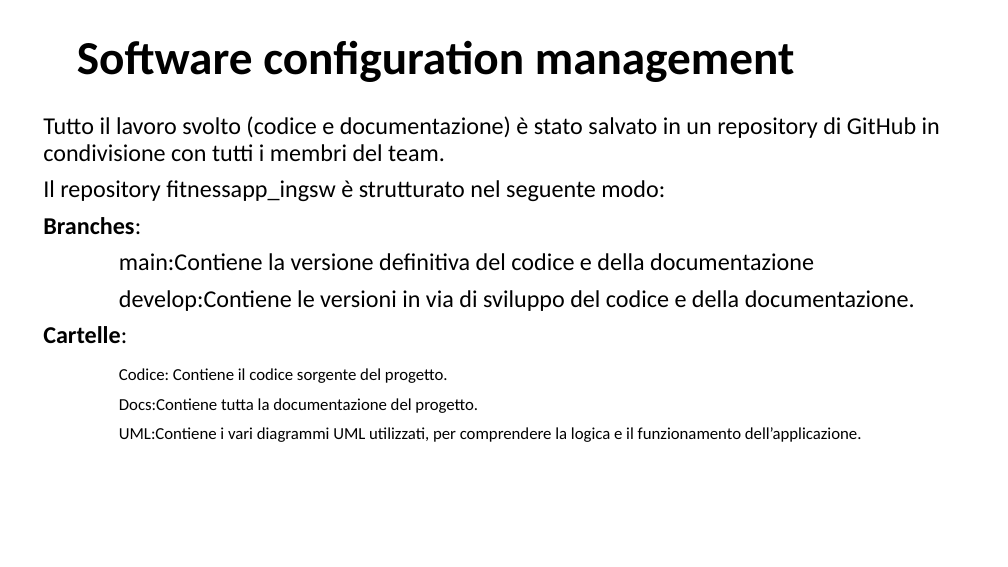
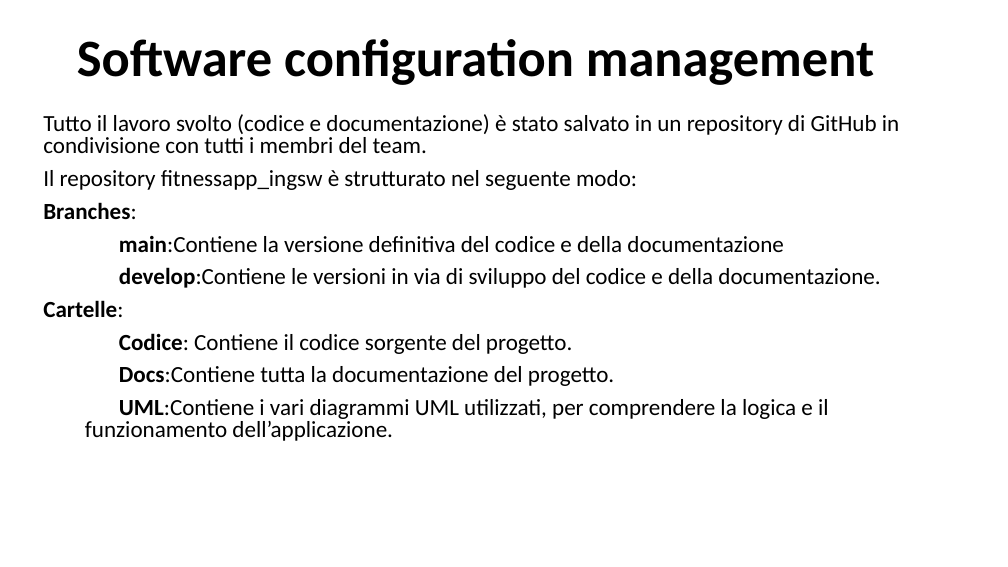
Before and after one commit to rberto4/fitnessapp_ingsw, a slide deck: slide 5 of docs/FITNESS APP (1).pptx. Drawn at 1008x567 pixels with LibreOffice and Linux fonts; fonts in the diff are those of the drawing. Boxes give left, top, right and bottom in pixels: in the first picture for what was removed or moved away, otherwise in the second. Text is boxed around its words. In the diff, an @@ line names an element or a change of style, - is before the commit and + after.

```diff
--- a/docs/FITNESS APP (1).pptx
+++ b/docs/FITNESS APP (1).pptx
@@ title "Software configuration management" at <box>77,39,874,85</box>: size 45 to 50 pt @@
@@ text "Tutto il lavoro svolto (codice ..." at <box>43,114,899,441</box>: size 23 to 22 pt in "Tutto il lavoro svolto (codice e documentazione) ...", "Il repository fitnessapp_ingsw è strutturato nel seguente ...", "Branches:", "main:Contiene la versione definitiva del codice e ..." and 2 more places; bold on in "main:Contiene", "develop:Contiene", "Codice:", "Docs:Contiene" and 1 more places; size 16 to 22 pt in "Codice: Contiene il codice sorgente del progetto.", "Docs:Contiene tutta la documentazione del progetto.", "UML:Contiene i vari diagrammi UML utilizzati, per ..."; line spacing 0.9 to 0.8 @@
```
Also in this commit, not shown: 17 other slides changed.
